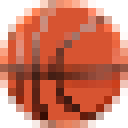
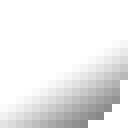
Layered file, before and after one edit (w=128, h=128). Changes by layer:
added layer "specular" (50%) above "shadow" over [0, 0, 96, 88]
added layer "shadow" (50%) above "ball with no shading" over [0, 40, 128, 128]
hid "ball with no shading" over [0, 0, 128, 128]
